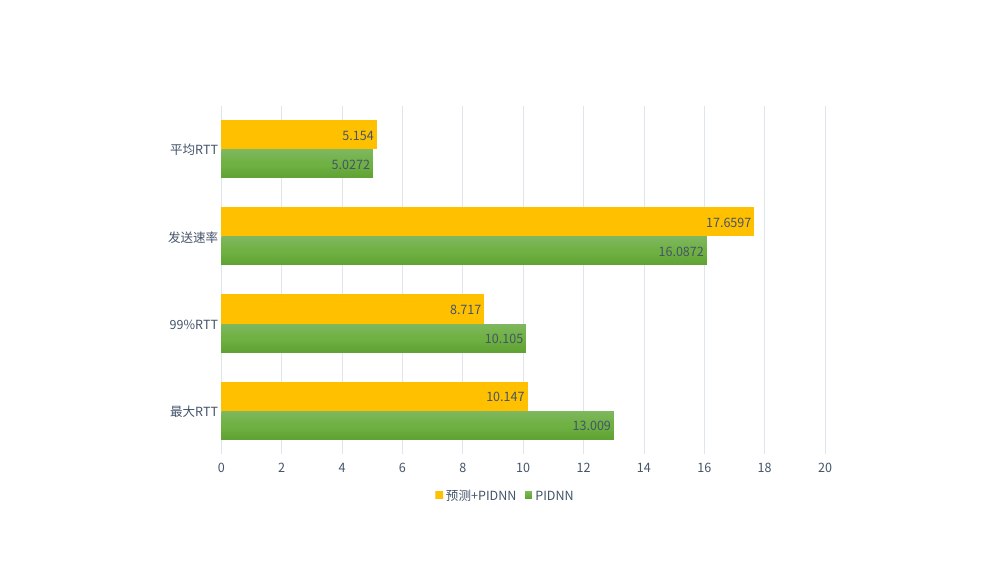
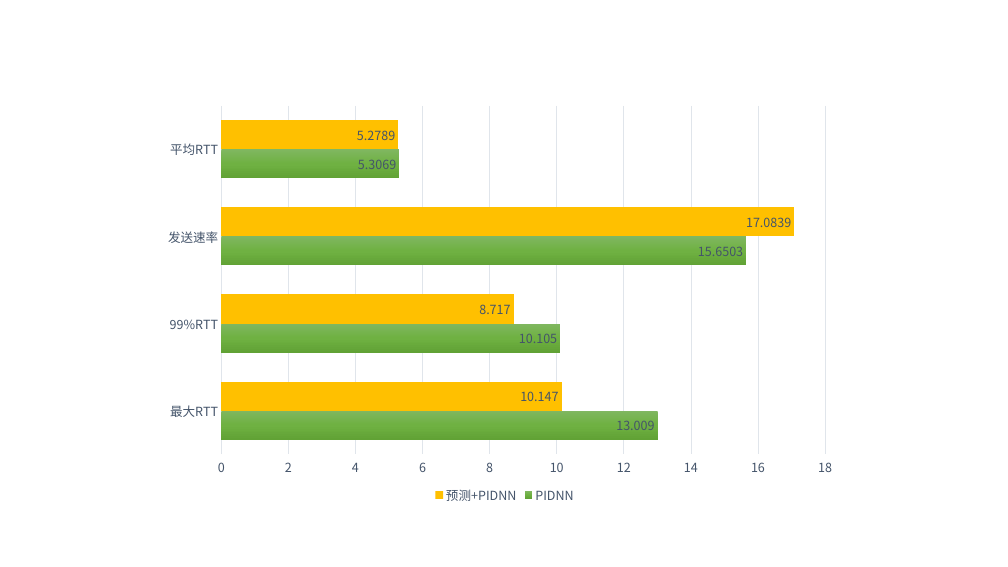
Before and after one commit to JinPeng-Zhang/DCN-LSTM_PID-congestion-control, a slide deck: slide 42 of paper/毕设思路 [自动保存的] [自动保存的].pptx. Drawn at 1008x567 pixels with LibreOffice and Linux fonts; fonts in the diff are those of the drawing. Boxes give left, top, right and bottom in pixels: in the first picture for what was removed or moved away, otherwise in the second. Text is boxed around its words. In the diff, an @@ line names an element or a change of style, - is before the commit and + after.

```diff
--- a/paper/毕设思路 [自动保存的] [自动保存的].pptx
+++ b/paper/毕设思路 [自动保存的] [自动保存的].pptx
@@ bar chart at box(168, 60, 840, 508) @@
@@ PIDNN, 发送速率: 16.0872 to 15.6503 @@
@@ PIDNN, 平均RTT: 5.0272 to 5.3069 @@
@@ 预测+PIDNN, 发送速率: 17.6597 to 17.0839 @@
@@ 预测+PIDNN, 平均RTT: 5.154 to 5.2789 @@
```
Also in this commit, not shown: 10 other files.
